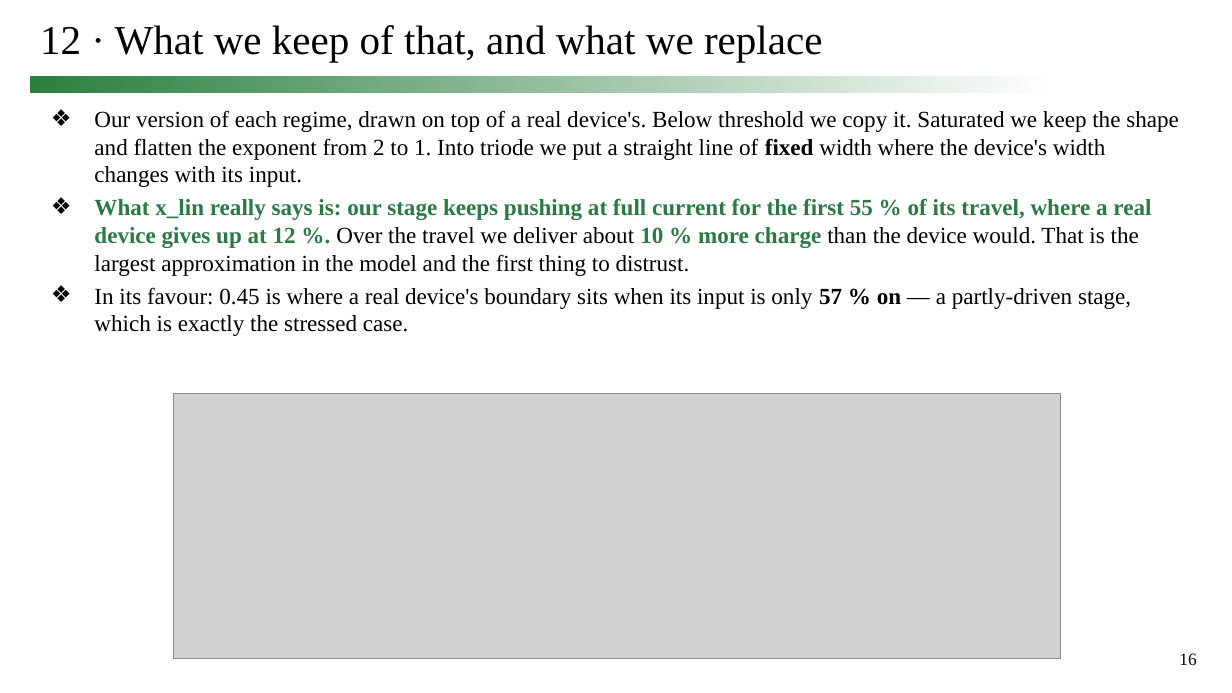
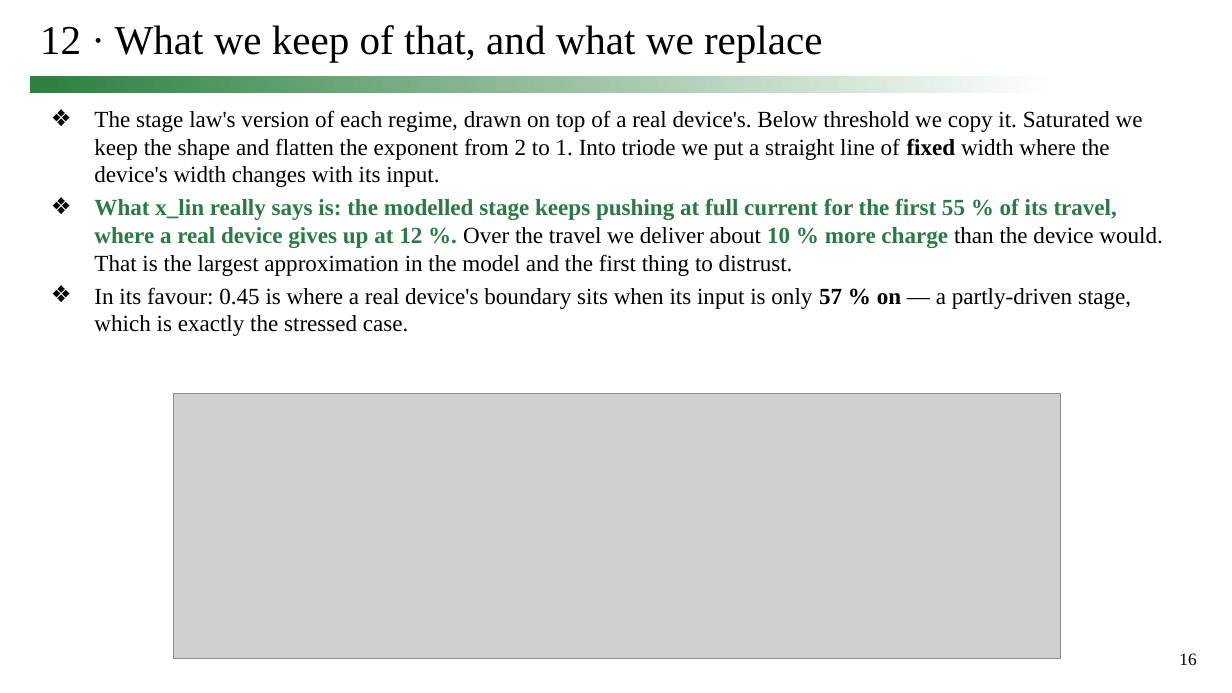
Before and after one commit to simon9721/ibis_comparison, a slide deck: slide 16 of results/meeting_deck_2026-09-24/0924_track1_story.pptx. Drawn at 1232x693 pixels with LibreOffice and Linux fonts; fonts in the diff are those of the drawing; grey boxes stand for pictures. Boxes give left, top, right and bottom in pixels: in the first picture for what was removed or moved away, otherwise in the second. Text is boxed around its words. In the diff, an @@ line names an element or a change of style, - is before the commit and + after.

```diff
--- a/results/meeting_deck_2026-09-24/0924_track1_story.pptx
+++ b/results/meeting_deck_2026-09-24/0924_track1_story.pptx
@@ text at box(94, 110, 1162, 276): text changed @@
-❖ Our version of each regime, drawn on top of a real device's. Below threshold we copy it. Saturated we keep the shape and flatten the exponent from 2 to 1. Into triode we put a straight line of fixed width where the device's width changes with its input.
-❖ What x_lin really says is: our stage keeps pushing at full current for the first 55 % of its travel, where a real device gives up at 12 %. Over the travel we deliver about 10 % more charge than the device would. That is the largest approximation in the model and the first thing to distrust.
+❖ The stage law's version of each regime, drawn on top of a real device's. Below threshold we copy it. Saturated we keep the shape and flatten the exponent from 2 to 1. Into triode we put a straight line of fixed width where the device's width changes with its input.
+❖ What x_lin really says is: the modelled stage keeps pushing at full current for the first 55 % of its travel, where a real device gives up at 12 %. Over the travel we deliver about 10 % more charge than the device would. That is the largest approximation in the model and the first thing to distrust.
```
Also in this commit, not shown: 13 other slides changed, 15 other files.
